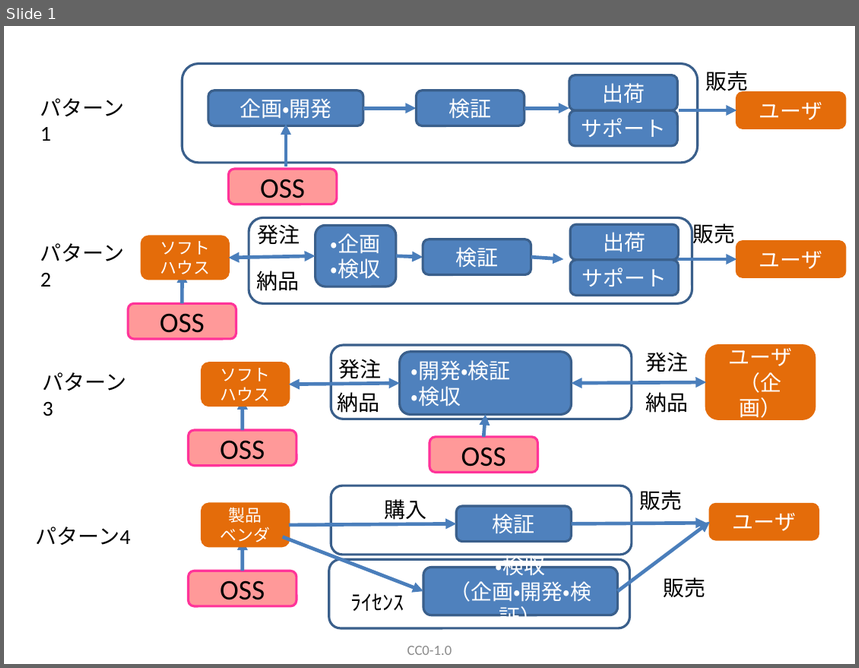
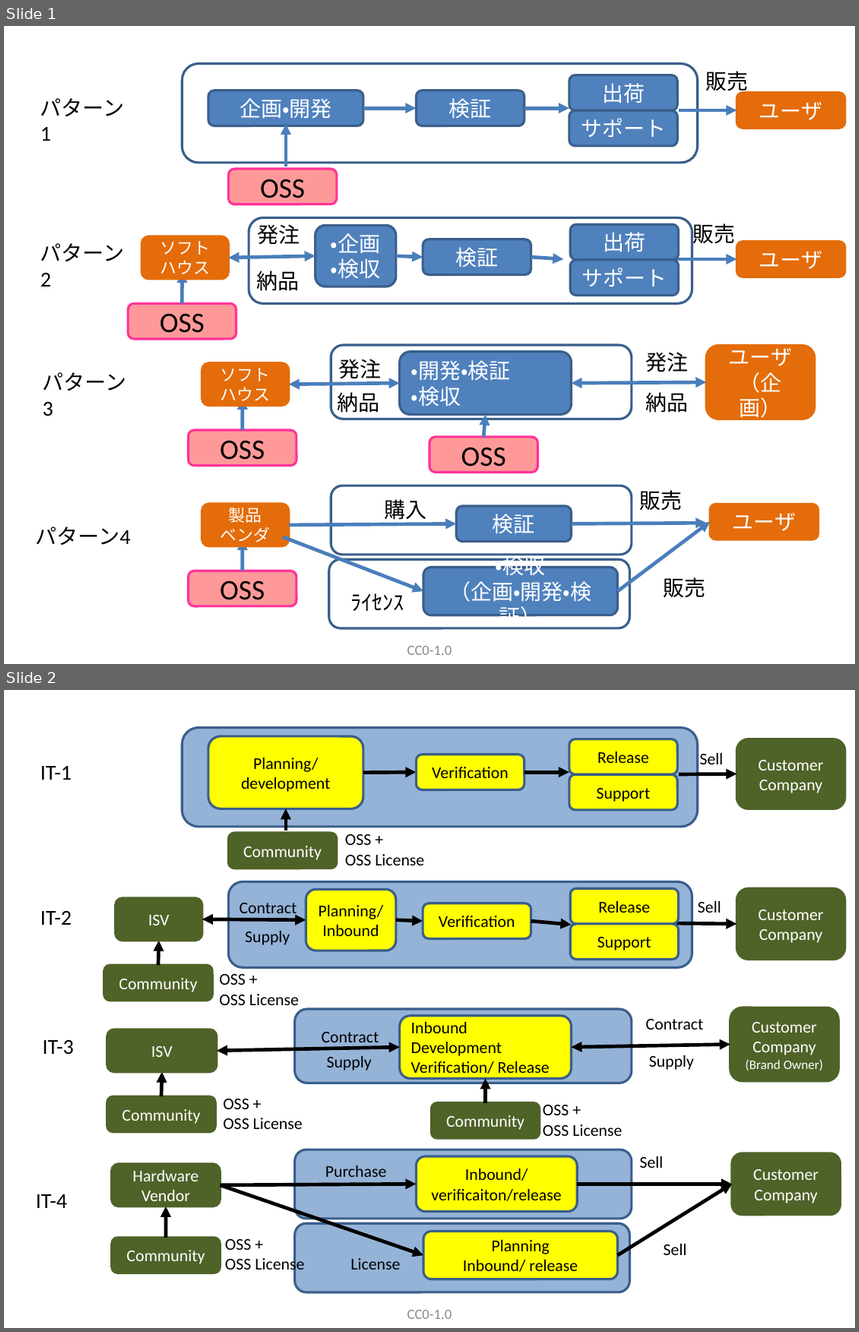
Before and after one commit to OpenChain-Project/OpenChain-JWG, a slide deck: CaseStudy/BusinessFlow/BusinessFlow-IT.pptx. Shown one above the other, each under a label of ours: slide 1 before the commit, slides 1 and 2 after it. The pictures are 859x668 and 859x1332 pixels, drawn with LibreOffice and Linux fonts; fonts in the diff are those of the drawing. Boxes give left, top, right and bottom in pixels: in the first picture for what was removed or moved away, otherwise in the second. Text is boxed around its words. In the diff, an @@ line names an element or a change of style, - is before the commit and + after.

```diff
--- a/CaseStudy/BusinessFlow/BusinessFlow-IT.pptx
+++ b/CaseStudy/BusinessFlow/BusinessFlow-IT.pptx
@@ slide 2 added at (4, 690, 855, 1328), background #FFFFFF @@
@@ group added at (40, 727, 845, 869): 7 rounded rectangles, 4 arrows, 3 texts @@
+IT-1
+Planning/
+development
+Verification
+Community
+Customer Company
+Release
+Sell
+Support
+OSS +
+OSS License
@@ group added at (40, 882, 845, 1005): 8 rounded rectangles, 5 texts, 4 arrows, 1 double arrow @@
+IT-2
+Planning/Inbound
+Verification
+Community
+Customer Company
+ISV
+Contract
+Sell
+Supply
+Release
+Support
+OSS +
+OSS License
@@ group added at (43, 1008, 838, 1138): 7 texts, 6 rounded rectangles, 2 arrows, 2 double arrows @@
+IT-3
+Inbound
+Development
+Verification/ Release
+Community
+Customer Company (Brand Owner)
+ISV
+Contract
+Contract
+Community
+Supply
+Supply
+OSS +
+OSS License
+OSS +
+OSS License
@@ group added at (36, 1150, 840, 1293): 7 rounded rectangles, 6 texts, 5 arrows @@
+IT-4
+Inbound/verificaiton/release
+Community
+Hardware Vendor
+Purchase
+Customer Company
+Planning
+Inbound/ release
+License
+Sell
+Sell
+OSS +
+OSS License
@@ text added at (408, 1310, 452, 1319), 12 pt, text #8C8C8C @@
+CC0-1.0
```
Also in this commit, not shown: 1 other file.
